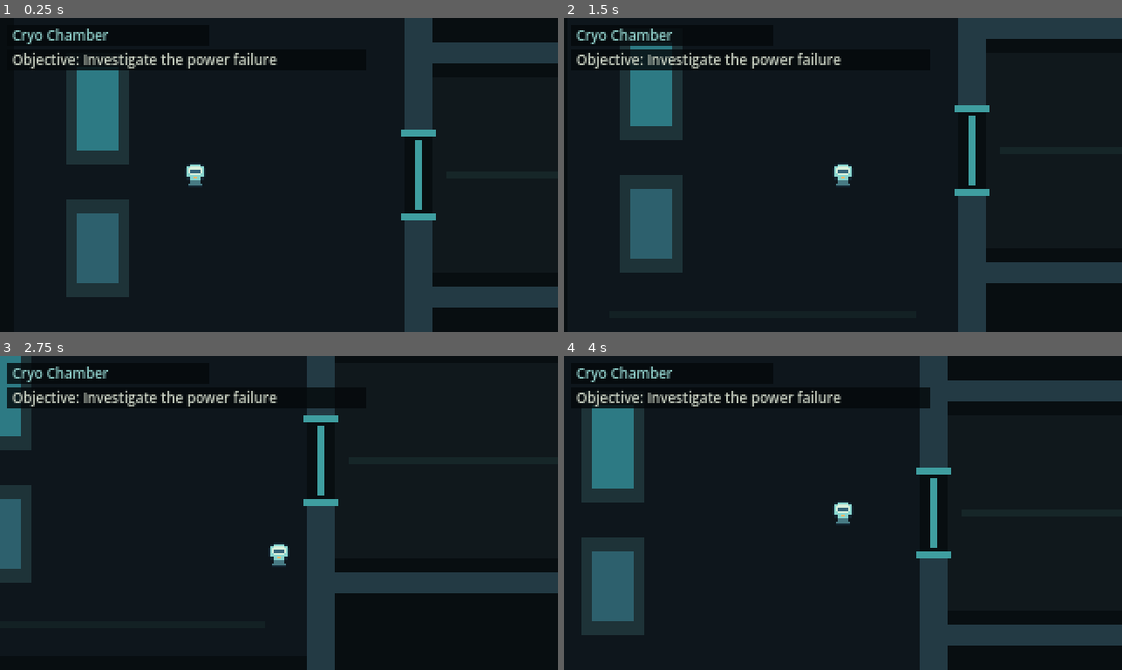
Above: before the commit, frames 1-4 (two rows, left to right).
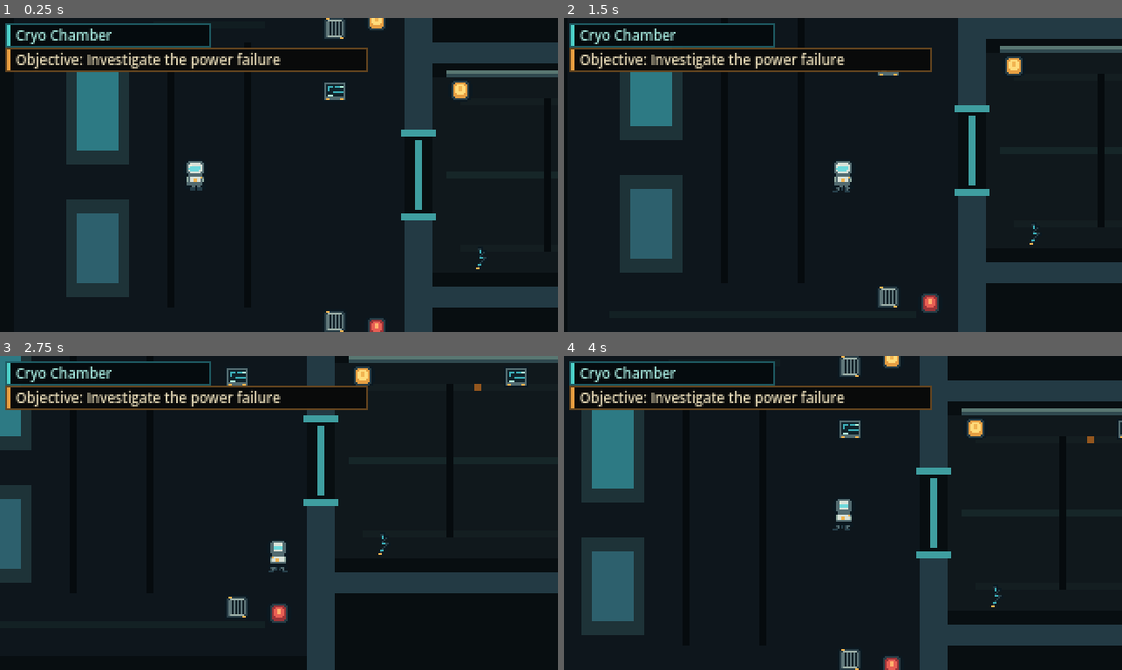
Above: after the commit, the same moments.

Repository: pradeep-innovation369/last-signal
Game: Godot game, scene res://scenes/main/Main.tscn
Two runs of this game, one before a commit and one after it. Both use one fixed random seed, a clock stepped at 60 frames per second and the inputs below.
Inputs:
- Up to frame 1 (0.25 s): no input
- Up to frame 2 (1.5 s): tap Enter at 0.5 s; hold D (move_right) 0.53-1.28 s; hold E (interact) 0.53-1.28 s; hold S (move_down) from 1.28 s (still down); tap E (interact) at 1.35 s
- Up to frame 3 (2.75 s): release S (move_down) at 2.03 s; hold D (move_right) from 2.03 s (still down); hold E (interact) from 2.03 s (still down)
- Up to frame 4 (4 s): release D (move_right) at 2.78 s; release E (interact) at 2.78 s; hold W (move_up) 2.78-3.53 s; tap E (interact) at 2.85 s; hold A (move_left) from 3.53 s (still down); hold E (interact) from 3.53 s (still down)

The runs differ from the first frame. In frame 1, 4.7% of the frame differs, in the area x 0-100%, y 0-100%; in frame 2, 4.4%; in frame 3, 4.9%, in the area x 0-100%, y 0-85%; in frame 4, 4.9%.

Commit message:
Add spacecraft visual overhaul and astronaut animations

Diff:
--- /dev/null
+++ b/assets/art/characters/astronaut_4dir.svg
@@ -0,0 +1,127 @@
+<svg xmlns="http://www.w3.org/2000/svg" width="64" height="80" viewBox="0 0 64 80" shape-rendering="crispEdges">
+  <defs>
+    <g id="front_idle_a">
+      <path fill="#0b1820" d="M4 1h8v1h2v2h1v5h-1v2h-2v2H4v-2H2v-2H1V4h1V2h2zM4 9h8v1h2v4h-1v2h1v2H2v-2h1v-2H2v-4h2zM5 17h3v2H5zM9 17h3v2H9z"/>
+      <path fill="#536b70" d="M4 2h8v1h1v6h-1v2H4v-2H3V3h1zM4 10h8v1h1v3h-1v2H3v-2h1v-2H3v-1h1zM6 16h2v2H6zM9 16h2v2H9z"/>
+      <path fill="#d8e2d9" d="M5 3h6v1h1v4h-1v1H5V8H4V4h1zM5 11h6v3H5z"/>
+      <path fill="#6ed9dc" d="M5 5h6v2h-1v1H5V7H4V6h1z"/>
+      <path fill="#f1b451" d="M7 12h2v2H7zM11 11h1v1h-1z"/>
+      <path fill="#263e49" d="M5 17h3v2H5zM9 17h3v2H9z"/>
+      <path fill="#91aa9f" d="M3 11h1v3H3zM12 12h1v2h-1z"/>
+      <path fill="#f5f0d7" d="M5 4h1v1H5z"/>
+    </g>
+    <g id="front_idle_b">
+      <use href="#front_idle_a"/>
+      <path fill="#f1b451" d="M7 12h2v1H7z"/>
+      <path fill="#d8e2d9" d="M6 15h4v1H6z"/>
+    </g>
+    <g id="front_walk_a">
+      <use href="#front_idle_a"/>
+      <path fill="#0b1820" d="M4 17h3v1H6v2H3v-1h1zM10 17h3v2h1v1h-4v-2h-1z"/>
+      <path fill="#536b70" d="M4 17h3v1H6v2H4v-1h1zM10 17h2v2h1v1h-2v-2h-1z"/>
+      <path fill="#263e49" d="M3 19h3v1H3zM11 19h3v1h-3z"/>
+    </g>
+    <g id="front_walk_b">
+      <use href="#front_idle_a"/>
+      <path fill="#0b1820" d="M4 17h3v2H6v1H2v-1h2zM10 17h3v1h-1v2h-3v-1h1z"/>
+      <path fill="#536b70" d="M4 17h2v2H5v1H3v-1h2zM10 17h2v1h-1v2h-2v-1h1z"/>
+      <path fill="#263e49" d="M2 19h3v1H2zM9 19h3v1H9z"/>
+    </g>
+    <g id="back_idle_a">
+      <path fill="#0b1820" d="M4 1h8v1h2v2h1v5h-1v2h-2v2H4v-2H2v-2H1V4h1V2h2zM4 9h8v1h2v4h-1v2h1v2H2v-2h1v-2H2v-4h2zM5 17h3v2H5zM9 17h3v2H9z"/>
+      <path fill="#536b70" d="M4 2h8v1h1v6h-1v2H4v-2H3V3h1zM4 10h8v1h1v4H3v-4h1z"/>
+      <path fill="#d8e2d9" d="M5 3h6v5H5zM5 11h6v3H5z"/>
+      <path fill="#263e49" d="M5 4h6v4H5zM5 11h6v2H5z"/>
+      <path fill="#f1b451" d="M7 12h2v1H7zM11 11h1v1h-1z"/>
+      <path fill="#6ed9dc" d="M6 5h4v2H6z"/>
+      <path fill="#91aa9f" d="M3 11h1v3H3zM12 11h1v3h-1z"/>
+    </g>
+    <g id="back_idle_b">
+      <use href="#back_idle_a"/>
+      <path fill="#6ed9dc" d="M6 5h4v1H6z"/>
+      <path fill="#d8e2d9" d="M6 15h4v1H6z"/>
+    </g>
+    <g id="back_walk_a">
+      <use href="#back_idle_a"/>
+      <path fill="#0b1820" d="M4 17h3v1H6v2H3v-1h1zM10 17h3v2h1v1h-4v-2h-1z"/>
+      <path fill="#536b70" d="M4 17h3v1H6v2H4v-1h1zM10 17h2v2h1v1h-2v-2h-1z"/>
+      <path fill="#263e49" d="M3 19h3v1H3zM11 19h3v1h-3z"/>
+    </g>
+    <g id="back_walk_b">
+      <use href="#back_idle_a"/>
+      <path fill="#0b1820" d="M4 17h3v2H6v1H2v-1h2zM10 17h3v1h-1v2h-3v-1h1z"/>
+      <path fill="#536b70" d="M4 17h2v2H5v1H3v-1h2zM10 17h2v1h-1v2h-2v-1h1z"/>
+      <path fill="#263e49" d="M2 19h3v1H2zM9 19h3v1H9z"/>
+    </g>
+    <g id="left_idle_a">
+      <path fill="#0b1820" d="M5 1h7v1h2v2h1v5h-1v2h-2v2H5v-2H3v-2H2V4h1V2h2zM5 9h7v1h2v4h-1v2h1v2H3v-2h1v-2H3v-4h2zM5 17h3v2H5zM9 17h3v2H9z"/>
+      <path fill="#536b70" d="M5 2h7v1h1v6h-1v2H5v-2H4V3h1zM5 10h7v1h1v4H4v-4h1z"/>
+      <path fill="#d8e2d9" d="M6 3h5v5H6zM5 11h7v3H5z"/>
+      <path fill="#6ed9dc" d="M6 5h5v2H6z"/>
+      <path fill="#f1b451" d="M7 12h2v2H7zM11 11h1v1h-1z"/>
+      <path fill="#263e49" d="M5 17h3v2H5zM9 17h3v2H9z"/>
+      <path fill="#91aa9f" d="M4 11h1v3H4zM12 12h1v2h-1z"/>
+      <path fill="#f5f0d7" d="M6 4h1v1H6z"/>
+    </g>
+    <g id="left_idle_b">
+      <use href="#left_idle_a"/>
+      <path fill="#f1b451" d="M7 12h2v1H7z"/>
+      <path fill="#d8e2d9" d="M6 15h4v1H6z"/>
+    </g>
+    <g id="left_walk_a">
+      <use href="#left_idle_a"/>
+      <path fill="#0b1820" d="M4 17h3v1H6v2H3v-1h1zM10 17h3v2h1v1h-4v-2h-1z"/>
+      <path fill="#536b70" d="M4 17h3v1H6v2H4v-1h1zM10 17h2v2h1v1h-2v-2h-1z"/>
+      <path fill="#263e49" d="M3 19h3v1H3zM11 19h3v1h-3z"/>
+    </g>
+    <g id="left_walk_b">
+      <use href="#left_idle_a"/>
+      <path fill="#0b1820" d="M4 17h3v2H6v1H2v-1h2zM10 17h3v1h-1v2h-3v-1h1z"/>
+      <path fill="#536b70" d="M4 17h2v2H5v1H3v-1h2zM10 17h2v1h-1v2h-2v-1h1z"/>
+      <path fill="#263e49" d="M2 19h3v1H2zM9 19h3v1H9z"/>
+    </g>
+    <g id="right_idle_a">
+      <path fill="#0b1820" d="M4 1h7v1h2v2h1v5h-1v2h-2v2H4v-2H2v-2H1V4h1V2h2zM4 9h7v1h2v4h-1v2h1v2H2v-2h1v-2H2v-4h2zM4 17h3v2H4zM8 17h3v2H8z"/>
+      <path fill="#536b70" d="M4 2h7v1h1v6h-1v2H4v-2H3V3h1zM4 10h7v1h1v4H3v-4h1z"/>
+      <path fill="#d8e2d9" d="M5 3h5v5H5zM4 11h7v3H4z"/>
+      <path fill="#6ed9dc" d="M5 5h5v2H5z"/>
+      <path fill="#f1b451" d="M6 12h2v2H6zM4 11h1v1H4z"/>
+      <path fill="#263e49" d="M4 17h3v2H4zM8 17h3v2H8z"/>
+      <path fill="#91aa9f" d="M3 12h1v2H3zM11 11h1v3h-1z"/>
+      <path fill="#f5f0d7" d="M9 4h1v1H9z"/>
+    </g>
+    <g id="right_idle_b">
+      <use href="#right_idle_a"/>
+      <path fill="#f1b451" d="M6 12h2v1H6z"/>
+      <path fill="#d8e2d9" d="M5 15h4v1H5z"/>
+    </g>
+    <g id="right_walk_a">
+      <use href="#right_idle_a"/>
+      <path fill="#0b1820" d="M3 17h3v1H5v2H2v-1h1zM9 17h3v2h1v1H9v-2H8z"/>
+      <path fill="#536b70" d="M3 17h3v1H5v2H3v-1h1zM9 17h2v2h1v1h-2v-2H9z"/>
+      <path fill="#263e49" d="M2 19h3v1H2zM10 19h3v1h-3z"/>
+    </g>
+    <g id="right_walk_b">
+      <use href="#right_idle_a"/>
+      <path fill="#0b1820" d="M3 17h3v2H5v1H1v-1h2zM9 17h3v1h-1v2H8v-1h1z"/>
+      <path fill="#536b70" d="M3 17h2v2H4v1H2v-1h2zM9 17h2v1h-1v2H8v-1h1z"/>
+      <path fill="#263e49" d="M1 19h3v1H1zM8 19h3v1H8z"/>
+    </g>
+  </defs>
+  <use href="#front_idle_a" x="0" y="0"/>
+  <use href="#front_idle_b" x="16" y="0"/>
+  <use href="#front_walk_a" x="32" y="0"/>
+  <use href="#front_walk_b" x="48" y="0"/>
+  <use href="#left_idle_a" x="0" y="20"/>
+  <use href="#left_idle_b" x="16" y="20"/>
+  <use href="#left_walk_a" x="32" y="20"/>
+  <use href="#left_walk_b" x="48" y="20"/>
+  <use href="#right_idle_a" x="0" y="40"/>
+  <use href="#right_idle_b" x="16" y="40"/>
+  <use href="#right_walk_a" x="32" y="40"/>
+  <use href="#right_walk_b" x="48" y="40"/>
+  <use href="#back_idle_a" x="0" y="60"/>
+  <use href="#back_idle_b" x="16" y="60"/>
+  <use href="#back_walk_a" x="32" y="60"/>
+  <use href="#back_walk_b" x="48" y="60"/>
+</svg>
--- /dev/null
+++ b/assets/art/environment/ship_props.svg
@@ -0,0 +1,61 @@
+<svg xmlns="http://www.w3.org/2000/svg" width="128" height="16" viewBox="0 0 128 16" shape-rendering="crispEdges">
+  <g transform="translate(0 0)">
+    <path fill="#0b1820" d="M2 1h12v1h1v12h-1v1H1v-1H1V2h1z"/>
+    <path fill="#273c45" d="M3 2h10v1h1v10h-1v1H2v-1H2V3h1z"/>
+    <path fill="#60777a" d="M4 3h8v1h1v8h-1v1H3v-1H3V4h1z"/>
+    <path fill="#101e25" d="M5 4h1v8H5zM7 4h1v8H7zM9 4h1v8H9zM11 4h1v8h-1z"/>
+    <path fill="#9db0a8" d="M4 3h8v1H4zM4 12h8v1H4z"/>
+    <path fill="#f1b451" d="M3 2h2v1H3zM11 13h2v1h-2z"/>
+  </g>
+  <g transform="translate(16 0)">
+    <path fill="#0b1820" d="M2 1h12v1h1v12h-1v1H1v-1H1V2h1z"/>
+    <path fill="#263e49" d="M3 2h10v1h1v10h-1v1H2v-1H2V3h1z"/>
+    <path fill="#536b70" d="M4 3h8v1h1v8h-1v1H3v-1H3V4h1z"/>
+    <path fill="#101e25" d="M4 5h8v1H4zM4 8h8v1H4zM4 11h8v1H4z"/>
+    <path fill="#91aa9f" d="M3 4h10v1H3zM3 7h10v1H3zM3 10h10v1H3z"/>
+    <path fill="#f1b451" d="M3 2h2v1H3zM11 13h2v1h-2z"/>
+  </g>
+  <g transform="translate(32 0)">
+    <path fill="#0b1820" d="M2 1h5v2h2v2h2v3h2v2h2v3h-2v-2h-2v-2H9V7H7V5H5V3H2z"/>
+    <path fill="#536b70" d="M3 2h2v2h2v2h2v2h2v2h2v2h-1v-1h-2V9H8V7H6V5H4z"/>
+    <path fill="#91aa9f" d="M4 2h1v2h2v2h2v2h2v2h2v2h-1v-1h-2V9H8V7H6V5H4z"/>
+    <path fill="#0b1820" d="M1 1h3v2H2v3H1z"/>
+  </g>
+  <g transform="translate(48 0)">
+    <path fill="#0b1820" d="M4 1h8v1h2v2h1v7h-1v2h-2v1H4v-1H2v-2H1V4h1V2h2z"/>
+    <path fill="#273c45" d="M4 2h8v1h1v9h-1v1H4v-1H3V3h1z"/>
+    <path fill="#e69f43" d="M5 3h6v1h1v7h-1v1H5v-1H4V4h1z"/>
+    <path fill="#ffdb7b" d="M6 4h4v1h1v4h-1v1H6V9H5V5h1z"/>
+    <path fill="#f1b451" d="M7 5h2v3H7z"/>
+  </g>
+  <g transform="translate(64 0)">
+    <path fill="#0b1820" d="M4 1h8v1h2v2h1v7h-1v2h-2v1H4v-1H2v-2H1V4h1V2h2z"/>
+    <path fill="#273c45" d="M4 2h8v1h1v9h-1v1H4v-1H3V3h1z"/>
+    <path fill="#9c3438" d="M5 3h6v1h1v7h-1v1H5v-1H4V4h1z"/>
+    <path fill="#e75e54" d="M6 4h4v1h1v4h-1v1H6V9H5V5h1z"/>
+    <path fill="#ffb16d" d="M7 5h2v3H7z"/>
+  </g>
+  <g transform="translate(80 0)">
+    <path fill="#0b1820" d="M1 2h14v12H1z"/>
+    <path fill="#536b70" d="M2 3h12v10H2z"/>
+    <path fill="#10232b" d="M3 4h10v7H3z"/>
+    <path fill="#3baeb8" d="M4 5h3v1H5v2H4zM8 5h4v1H8zM7 8h6v1H7z"/>
+    <path fill="#b0f3db" d="M4 10h3v1H4zM11 5h2v1h-2z"/>
+    <path fill="#f1b451" d="M3 12h2v1H3zM11 12h2v1h-2z"/>
+  </g>
+  <g transform="translate(96 0)">
+    <path fill="#0b1820" d="M2 1h12v1h1v12h-1v1H1v-1H1V2h1z"/>
+    <path fill="#344b54" d="M3 2h10v1h1v10h-1v1H2v-1H2V3h1z"/>
+    <path fill="#5c7477" d="M4 3h8v1h1v8h-1v1H3v-1H3V4h1z"/>
+    <path fill="#273c45" d="M5 5h6v5H5z"/>
+    <path fill="#263e49" d="M6 6h4v3H6z"/>
+    <path fill="#f1b451" d="M4 4h1v1H4zM11 4h1v1h-1zM4 11h1v1H4zM11 11h1v1h-1z"/>
+    <path fill="#91aa9f" d="M7 6h2v1H7zM6 8h4v1H6z"/>
+  </g>
+  <g transform="translate(112 0)">
+    <path fill="#0b1820" d="M2 1h3v2h2v2H5v2h3v2H6v2H4v3H1v-3h2v-2h2V7H2V5h2V3H2z"/>
+    <path fill="#273c45" d="M2 2h2v2h2v1H4v2h3v1H5v2H3v3H2v-2h2v-2h2V8H3V6h2V4H3z"/>
+    <path fill="#3baeb8" d="M3 3h1v2H3zM3 7h2v1H3zM2 11h2v1H2z"/>
+    <path fill="#f1b451" d="M1 13h2v1H1z"/>
+  </g>
+</svg>
--- a/scenes/main/Main.tscn
+++ b/scenes/main/Main.tscn
@@ -1,10 +1,13 @@
-[gd_scene load_steps=16 format=3]
+[gd_scene load_steps=19 format=3]
 
 [ext_resource type="PackedScene" path="res://scenes/player/Player.tscn" id="1_player"]
 [ext_resource type="PackedScene" path="res://scenes/world/PowerConsole.tscn" id="2_console"]
 [ext_resource type="PackedScene" path="res://scenes/ui/HUD.tscn" id="3_hud"]
 [ext_resource type="Script" path="res://scripts/main/Main.gd" id="4_main"]
 [ext_resource type="Script" path="res://scripts/world/LocationArea.gd" id="5_location"]
+[ext_resource type="PackedScene" path="res://scenes/world/CryoDressing.tscn" id="6_cryo_dressing"]
+[ext_resource type="PackedScene" path="res://scenes/world/CorridorDressing.tscn" id="7_corridor_dressing"]
+[ext_resource type="PackedScene" path="res://scenes/world/EngineeringDressing.tscn" id="8_engineering_dressing"]
 
 [sub_resource type="RectangleShape2D" id="RectangleShape2D_outer_horizontal"]
 size = Vector2(800, 16)
@@ -101,6 +104,12 @@
 color = Color(0.2, 0.46, 0.48, 1)
 polygon = PackedVector2Array(-20, -5, 20, -5, 20, 5, -20, 5)
 
+[node name="CryoDressing" parent="." instance=ExtResource("6_cryo_dressing")]
+
+[node name="CorridorDressing" parent="." instance=ExtResource("7_corridor_dressing")]
+
+[node name="EngineeringDressing" parent="." instance=ExtResource("8_engineering_dressing")]
+
 [node name="Walls" type="StaticBody2D" parent="."]
 collision_layer = 1
 collision_mask = 1
--- a/scenes/player/Player.tscn
+++ b/scenes/player/Player.tscn
@@ -1,7 +1,7 @@
 [gd_scene load_steps=4 format=3]
 
 [ext_resource type="Script" path="res://scripts/player/PlayerController.gd" id="1_controller"]
-[ext_resource type="Texture2D" path="res://assets/art/player_placeholder.svg" id="2_sprite"]
+[ext_resource type="Texture2D" path="res://assets/art/characters/astronaut_4dir.svg" id="2_sprite"]
 
 [sub_resource type="RectangleShape2D" id="RectangleShape2D_player"]
 size = Vector2(10, 12)
@@ -14,6 +14,9 @@
 
 [node name="Sprite2D" type="Sprite2D" parent="."]
 texture = ExtResource("2_sprite")
+hframes = 4
+vframes = 4
+frame_coords = Vector2i(0, 0)
 
 [node name="CollisionShape2D" type="CollisionShape2D" parent="."]
 shape = SubResource("RectangleShape2D_player")
--- a/scenes/ui/HUD.tscn
+++ b/scenes/ui/HUD.tscn
@@ -13,35 +13,63 @@
 grow_horizontal = 2
 grow_vertical = 2
 
+[node name="LocationFrame" type="ColorRect" parent="Root"]
+offset_left = 3.0
+offset_top = 3.0
+offset_right = 121.0
+offset_bottom = 17.0
+color = Color(0.12, 0.36, 0.39, 0.95)
+
 [node name="LocationPanel" type="ColorRect" parent="Root"]
 offset_left = 4.0
 offset_top = 4.0
 offset_right = 120.0
 offset_bottom = 16.0
-color = Color(0.02, 0.035, 0.045, 0.82)
+color = Color(0.015, 0.025, 0.035, 0.94)
+
+[node name="LocationSignal" type="ColorRect" parent="Root"]
+offset_left = 4.0
+offset_top = 4.0
+offset_right = 6.0
+offset_bottom = 16.0
+color = Color(0.3, 0.82, 0.79, 1)
 
 [node name="LocationLabel" type="Label" parent="Root"]
-offset_left = 7.0
+offset_left = 9.0
 offset_top = 4.0
 offset_right = 118.0
 offset_bottom = 15.0
-theme_override_colors/font_color = Color(0.57, 0.82, 0.8, 1)
+theme_override_colors/font_color = Color(0.65, 0.91, 0.87, 1)
 theme_override_font_sizes/font_size = 8
 text = "Cryo Chamber"
+
+[node name="ObjectiveFrame" type="ColorRect" parent="Root"]
+offset_left = 3.0
+offset_top = 17.0
+offset_right = 211.0
+offset_bottom = 31.0
+color = Color(0.4, 0.27, 0.12, 0.95)
 
 [node name="ObjectivePanel" type="ColorRect" parent="Root"]
 offset_left = 4.0
 offset_top = 18.0
 offset_right = 210.0
 offset_bottom = 30.0
-color = Color(0.02, 0.035, 0.045, 0.82)
+color = Color(0.015, 0.025, 0.035, 0.94)
+
+[node name="ObjectiveSignal" type="ColorRect" parent="Root"]
+offset_left = 4.0
+offset_top = 18.0
+offset_right = 6.0
+offset_bottom = 30.0
+color = Color(0.91, 0.62, 0.25, 1)
 
 [node name="ObjectiveLabel" type="Label" parent="Root"]
-offset_left = 7.0
+offset_left = 9.0
 offset_top = 18.0
 offset_right = 208.0
 offset_bottom = 29.0
-theme_override_colors/font_color = Color(0.8, 0.83, 0.77, 1)
+theme_override_colors/font_color = Color(0.91, 0.86, 0.72, 1)
 theme_override_font_sizes/font_size = 8
 text = "Objective: Investigate the power failure"
 
@@ -55,13 +83,21 @@
 theme_override_font_sizes/font_size = 8
 horizontal_alignment = 1
 
+[node name="MessageFrame" type="ColorRect" parent="Root"]
+visible = false
+offset_left = 29.0
+offset_top = 125.0
+offset_right = 291.0
+offset_bottom = 155.0
+color = Color(0.12, 0.36, 0.39, 0.95)
+
 [node name="MessagePanel" type="ColorRect" parent="Root"]
 visible = false
 offset_left = 30.0
 offset_top = 126.0
 offset_right = 290.0
 offset_bottom = 154.0
-color = Color(0.02, 0.035, 0.045, 0.94)
+color = Color(0.015, 0.025, 0.035, 0.97)
 
 [node name="MessageLabel" type="Label" parent="Root"]
 visible = false
--- /dev/null
+++ b/scenes/world/CorridorDressing.tscn
@@ -0,0 +1,61 @@
+[gd_scene load_steps=2 format=3]
+
+[ext_resource type="Texture2D" path="res://assets/art/environment/ship_props.svg" id="1_props"]
+
+[node name="CorridorDressing" type="Node2D"]
+
+[node name="UpperFloorPanel" type="Polygon2D" parent="."]
+color = Color(0.08, 0.12, 0.13, 1)
+polygon = PackedVector2Array(-56, -44, 136, -44, 136, -40, -56, -40)
+
+[node name="LowerFloorPanel" type="Polygon2D" parent="."]
+color = Color(0.08, 0.12, 0.13, 1)
+polygon = PackedVector2Array(-56, 40, 136, 40, 136, 44, -56, 44)
+
+[node name="FloorSeamOne" type="Polygon2D" parent="."]
+color = Color(0.025, 0.045, 0.055, 1)
+polygon = PackedVector2Array(-8, -44, -4, -44, -4, 44, -8, 44)
+
+[node name="FloorSeamTwo" type="Polygon2D" parent="."]
+color = Color(0.025, 0.045, 0.055, 1)
+polygon = PackedVector2Array(56, -44, 60, -44, 60, 44, 56, 44)
+
+[node name="HazardStripeOne" type="Polygon2D" parent="."]
+color = Color(0.58, 0.34, 0.12, 1)
+polygon = PackedVector2Array(8, -44, 12, -44, 12, -40, 8, -40)
+
+[node name="HazardStripeTwo" type="Polygon2D" parent="."]
+color = Color(0.58, 0.34, 0.12, 1)
+polygon = PackedVector2Array(72, 40, 76, 40, 76, 44, 72, 44)
+
+[node name="PipeUpper" type="Polygon2D" parent="."]
+color = Color(0.19, 0.29, 0.31, 1)
+polygon = PackedVector2Array(-64, -60, 144, -60, 144, -56, -64, -56)
+
+[node name="PipeUpperHighlight" type="Polygon2D" parent="."]
+color = Color(0.35, 0.47, 0.45, 1)
+polygon = PackedVector2Array(-64, -60, 144, -60, 144, -58, -64, -58)
+
+[node name="CableRun" type="Sprite2D" parent="."]
+position = Vector2(-40, 48)
+texture = ExtResource("1_props")
+region_enabled = true
+region_rect = Rect2(112, 0, 16, 16)
+
+[node name="WallScreen" type="Sprite2D" parent="."]
+position = Vector2(32, -48)
+texture = ExtResource("1_props")
+region_enabled = true
+region_rect = Rect2(80, 0, 16, 16)
+
+[node name="AmberSignal" type="Sprite2D" parent="."]
+position = Vector2(-56, -48)
+texture = ExtResource("1_props")
+region_enabled = true
+region_rect = Rect2(48, 0, 16, 16)
+
+[node name="RedSignal" type="Sprite2D" parent="."]
+position = Vector2(120, 48)
+texture = ExtResource("1_props")
+region_enabled = true
+region_rect = Rect2(64, 0, 16, 16)
--- /dev/null
+++ b/scenes/world/CryoDressing.tscn
@@ -0,0 +1,65 @@
+[gd_scene load_steps=2 format=3]
+
+[ext_resource type="Texture2D" path="res://assets/art/environment/ship_props.svg" id="1_props"]
+
+[node name="CryoDressing" type="Node2D"]
+
+[node name="FloorPanelInset" type="Polygon2D" parent="."]
+color = Color(0.07, 0.115, 0.13, 1)
+polygon = PackedVector2Array(-232, -88, -168, -88, -168, -84, -232, -84)
+
+[node name="FloorPanelSeamOne" type="Polygon2D" parent="."]
+color = Color(0.025, 0.045, 0.055, 1)
+polygon = PackedVector2Array(-224, -76, -220, -76, -220, 76, -224, 76)
+
+[node name="FloorPanelSeamTwo" type="Polygon2D" parent="."]
+color = Color(0.025, 0.045, 0.055, 1)
+polygon = PackedVector2Array(-180, -76, -176, -76, -176, 76, -180, 76)
+
+[node name="WallPipeUpper" type="Polygon2D" parent="."]
+color = Color(0.18, 0.27, 0.29, 1)
+polygon = PackedVector2Array(-300, -104, -104, -104, -104, -100, -300, -100)
+
+[node name="WallPipeHighlight" type="Polygon2D" parent="."]
+color = Color(0.32, 0.45, 0.43, 1)
+polygon = PackedVector2Array(-300, -104, -104, -104, -104, -102, -300, -102)
+
+[node name="WallPipeDrop" type="Polygon2D" parent="."]
+color = Color(0.18, 0.27, 0.29, 1)
+polygon = PackedVector2Array(-300, -100, -296, -100, -296, -92, -300, -92)
+
+[node name="NorthVent" type="Sprite2D" parent="."]
+position = Vector2(-128, -84)
+texture = ExtResource("1_props")
+region_enabled = true
+region_rect = Rect2(0, 0, 16, 16)
+
+[node name="SouthVent" type="Sprite2D" parent="."]
+position = Vector2(-128, 84)
+texture = ExtResource("1_props")
+region_enabled = true
+region_rect = Rect2(0, 0, 16, 16)
+
+[node name="CryoStatusScreen" type="Sprite2D" parent="."]
+position = Vector2(-128, -48)
+texture = ExtResource("1_props")
+region_enabled = true
+region_rect = Rect2(80, 0, 16, 16)
+
+[node name="UpperWarningLamp" type="Sprite2D" parent="."]
+position = Vector2(-104, -88)
+texture = ExtResource("1_props")
+region_enabled = true
+region_rect = Rect2(48, 0, 16, 16)
+
+[node name="LowerEmergencyLamp" type="Sprite2D" parent="."]
+position = Vector2(-104, 88)
+texture = ExtResource("1_props")
+region_enabled = true
+region_rect = Rect2(64, 0, 16, 16)
+
+[node name="CryoPipeElbow" type="Sprite2D" parent="."]
+position = Vector2(-300, -100)
+texture = ExtResource("1_props")
+region_enabled = true
+region_rect = Rect2(32, 0, 16, 16)
--- /dev/null
+++ b/scenes/world/EngineeringDressing.tscn
@@ -0,0 +1,76 @@
+[gd_scene load_steps=2 format=3]
+
+[ext_resource type="Texture2D" path="res://assets/art/environment/ship_props.svg" id="1_props"]
+
+[node name="EngineeringDressing" type="Node2D"]
+
+[node name="UpperMachineryPanel" type="Polygon2D" parent="."]
+color = Color(0.08, 0.12, 0.13, 1)
+polygon = PackedVector2Array(192, -92, 448, -92, 448, -88, 192, -88)
+
+[node name="LowerMachineryPanel" type="Polygon2D" parent="."]
+color = Color(0.08, 0.12, 0.13, 1)
+polygon = PackedVector2Array(192, 88, 448, 88, 448, 92, 192, 92)
+
+[node name="FloorSeamOne" type="Polygon2D" parent="."]
+color = Color(0.025, 0.045, 0.055, 1)
+polygon = PackedVector2Array(200, -80, 204, -80, 204, 80, 200, 80)
+
+[node name="FloorSeamTwo" type="Polygon2D" parent="."]
+color = Color(0.025, 0.045, 0.055, 1)
+polygon = PackedVector2Array(448, -80, 452, -80, 452, 80, 448, 80)
+
+[node name="UpperCableTray" type="Polygon2D" parent="."]
+color = Color(0.18, 0.27, 0.29, 1)
+polygon = PackedVector2Array(184, -104, 456, -104, 456, -100, 184, -100)
+
+[node name="CableTrayHighlight" type="Polygon2D" parent="."]
+color = Color(0.32, 0.45, 0.43, 1)
+polygon = PackedVector2Array(184, -104, 456, -104, 456, -102, 184, -102)
+
+[node name="LowerCableTray" type="Polygon2D" parent="."]
+color = Color(0.18, 0.27, 0.29, 1)
+polygon = PackedVector2Array(184, 100, 456, 100, 456, 104, 184, 104)
+
+[node name="NorthVent" type="Sprite2D" parent="."]
+position = Vector2(208, -84)
+texture = ExtResource("1_props")
+region_enabled = true
+region_rect = Rect2(0, 0, 16, 16)
+
+[node name="SouthVent" type="Sprite2D" parent="."]
+position = Vector2(208, 84)
+texture = ExtResource("1_props")
+region_enabled = true
+region_rect = Rect2(16, 0, 16, 16)
+
+[node name="EquipmentPanel" type="Sprite2D" parent="."]
+position = Vector2(232, -72)
+texture = ExtResource("1_props")
+region_enabled = true
+region_rect = Rect2(96, 0, 16, 16)
+scale = Vector2(2, 2)
+
+[node name="CyanMachineDisplay" type="Sprite2D" parent="."]
+position = Vector2(440, 32)
+texture = ExtResource("1_props")
+region_enabled = true
+region_rect = Rect2(80, 0, 16, 16)
+
+[node name="AmberWarning" type="Sprite2D" parent="."]
+position = Vector2(424, -80)
+texture = ExtResource("1_props")
+region_enabled = true
+region_rect = Rect2(48, 0, 16, 16)
+
+[node name="RedEmergency" type="Sprite2D" parent="."]
+position = Vector2(456, 80)
+texture = ExtResource("1_props")
+region_enabled = true
+region_rect = Rect2(64, 0, 16, 16)
+
+[node name="PipeElbow" type="Sprite2D" parent="."]
+position = Vector2(184, -100)
+texture = ExtResource("1_props")
+region_enabled = true
+region_rect = Rect2(32, 0, 16, 16)
--- a/scenes/world/PowerConsole.tscn
+++ b/scenes/world/PowerConsole.tscn
@@ -25,15 +25,41 @@
 [node name="CollisionShape2D" type="CollisionShape2D" parent="ConsoleBody"]
 shape = SubResource("RectangleShape2D_console_body")
 
+[node name="ConsoleBezel" type="Polygon2D" parent="."]
+color = Color(0.25, 0.39, 0.42, 1)
+polygon = PackedVector2Array(-14, -12, 14, -12, 14, 12, -14, 12)
+
 [node name="Console" type="Polygon2D" parent="."]
+position = Vector2(0, 1)
 color = Color(0.12, 0.2, 0.22, 1)
 polygon = PackedVector2Array(-12, -10, 12, -10, 12, 10, -12, 10)
 
+[node name="ScreenBezel" type="Polygon2D" parent="."]
+position = Vector2(0, -4)
+color = Color(0.025, 0.07, 0.08, 1)
+polygon = PackedVector2Array(-9, -4, 9, -4, 9, 4, -9, 4)
+
 [node name="ConsoleScreen" type="Polygon2D" parent="."]
+position = Vector2(0, -4)
 color = Color(0.62, 0.31, 0.2, 1)
-polygon = PackedVector2Array(-7, -6, 7, -6, 7, -2, -7, -2)
+polygon = PackedVector2Array(-7, -2, 7, -2, 7, 2, -7, 2)
 
 [node name="ConsoleStatusLight" type="Polygon2D" parent="."]
-position = Vector2(0, 4)
+position = Vector2(0, 6)
 color = Color(0.86, 0.38, 0.25, 1)
 polygon = PackedVector2Array(-2, -1, 2, -1, 2, 1, -2, 1)
+
+[node name="ConsoleIndicator" type="Polygon2D" parent="."]
+position = Vector2(-7, 6)
+color = Color(0.25, 0.62, 0.63, 1)
+polygon = PackedVector2Array(-1, -1, 1, -1, 1, 1, -1, 1)
+
+[node name="ConsoleBoltTopLeft" type="Polygon2D" parent="."]
+position = Vector2(-11, -9)
+color = Color(0.91, 0.68, 0.38, 1)
+polygon = PackedVector2Array(-1, -1, 1, -1, 1, 1, -1, 1)
+
+[node name="ConsoleBoltTopRight" type="Polygon2D" parent="."]
+position = Vector2(11, -9)
+color = Color(0.91, 0.68, 0.38, 1)
+polygon = PackedVector2Array(-1, -1, 1, -1, 1, 1, -1, 1)
--- a/scripts/player/PlayerController.gd
+++ b/scripts/player/PlayerController.gd
@@ -3,8 +3,44 @@
 
 @export var move_speed: float = 72.0
 
+@onready var sprite: Sprite2D = $Sprite2D
 
-func _physics_process(_delta: float) -> void:
+var facing_row: int = 0
+var animation_time: float = 0.0
+var idle_frame: int = 0
+var walk_frame: int = 0
+var is_walking: bool = false
+
+
+func _physics_process(delta: float) -> void:
 	var input_direction := Input.get_vector("move_left", "move_right", "move_up", "move_down")
 	velocity = input_direction * move_speed
 	move_and_slide()
+	_update_sprite(delta, input_direction)
+
+
+func _update_sprite(delta: float, input_direction: Vector2) -> void:
+	var walking := not input_direction.is_zero_approx()
+	if walking != is_walking:
+		animation_time = 0.0
+		idle_frame = 0
+		walk_frame = 0
+		is_walking = walking
+
+	if walking:
+		if absf(input_direction.x) > absf(input_direction.y):
+			facing_row = 2 if input_direction.x > 0.0 else 1
+		else:
+			facing_row = 0 if input_direction.y > 0.0 else 3
+
+	animation_time += delta
+	if not walking:
+		if animation_time >= 0.55:
+			animation_time = 0.0
+			idle_frame = 1 - idle_frame
+		sprite.frame_coords = Vector2i(idle_frame, facing_row)
+	else:
+		if animation_time >= 0.12:
+			animation_time = 0.0
+			walk_frame = 1 - walk_frame
+		sprite.frame_coords = Vector2i(2 + walk_frame, facing_row)
--- a/scripts/ui/HUDController.gd
+++ b/scripts/ui/HUDController.gd
@@ -3,6 +3,7 @@
 
 @onready var location_label: Label = $Root/LocationLabel
 @onready var interaction_hint: Label = $Root/InteractionHint
+@onready var message_frame: ColorRect = $Root/MessageFrame
 @onready var message_panel: ColorRect = $Root/MessagePanel
 @onready var message_label: Label = $Root/MessageLabel
 
@@ -19,9 +20,11 @@
 func show_message(message: String) -> void:
 	message_label.text = message
 	message_label.visible = true
+	message_frame.visible = true
 	message_panel.visible = true
 
 
 func clear_message() -> void:
 	message_label.visible = false
+	message_frame.visible = false
 	message_panel.visible = false
